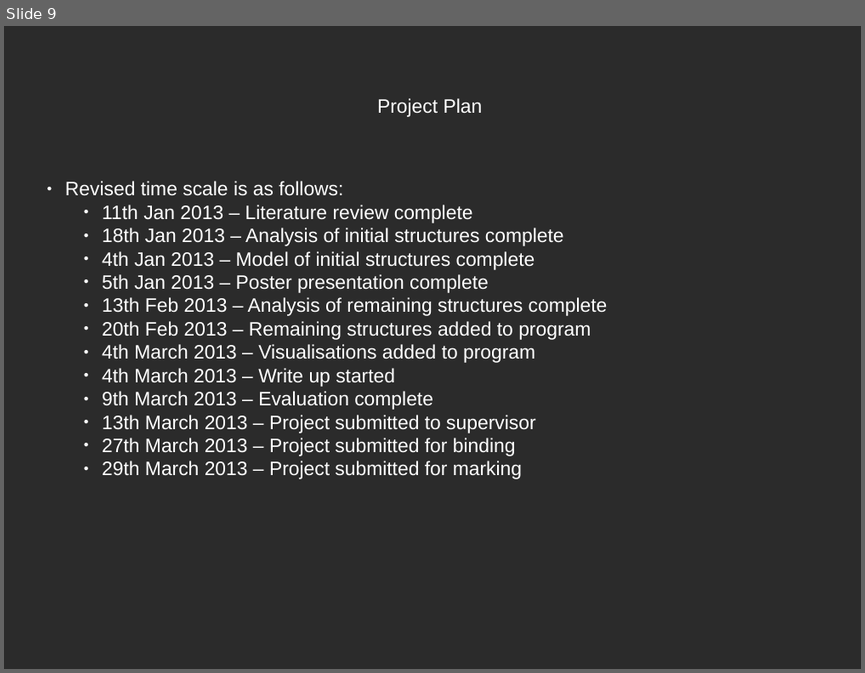
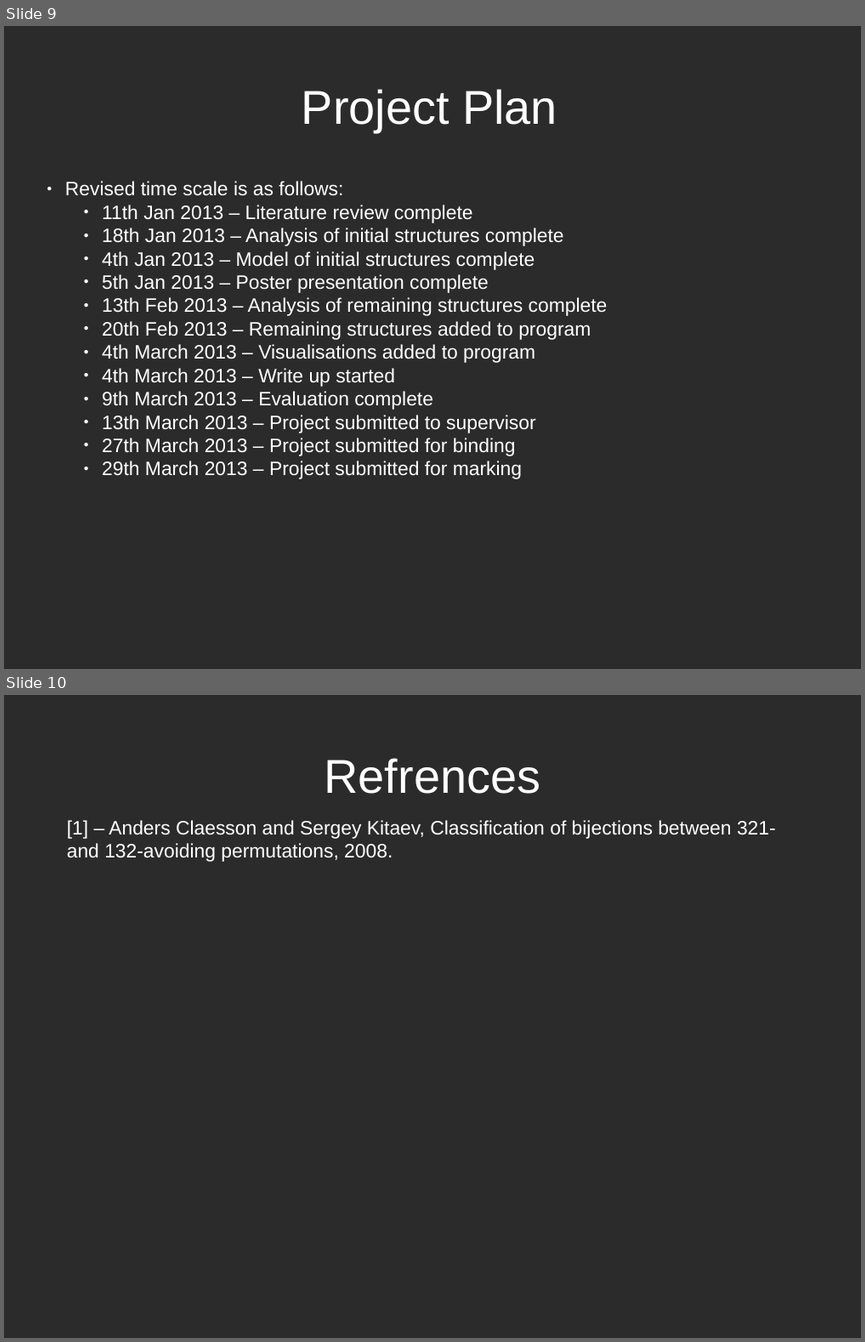
Before and after one commit to patons02/catalan-structures, a slide deck: posterPresentation/posterPresentation.odp. Shown one above the other, each under a label of ours: slide 9 before the commit, slides 9 and 10 after it. The pictures are 865x673 and 865x1342 pixels, drawn with LibreOffice and Linux fonts; fonts in the diff are those of the drawing; background and template pictures are left out; a plain dark background stands for a picture behind light text. Boxes give left, top, right and bottom in pixels: in the first picture for what was removed or moved away, otherwise in the second. Text is boxed around its words. In the diff, an @@ line names an element or a change of style, - is before the commit and + after.

```diff
--- a/posterPresentation/posterPresentation.odp
+++ b/posterPresentation/posterPresentation.odp
@@ slide 10 added at [4,695,861,1338], background picture (left out) @@
@@ title added at [324,758,541,794], 44 pt, text #FFFFFF @@
+Refrences
@@ text added at [67,820,776,862], 18 pt, text #FFFFFF @@
+[1] – Anders Claesson and Sergey Kitaev, Classification of bijections between 321-
+and 132-avoiding permutations, 2008.
@@ slide 9 changed as well @@
@@ text "Project Plan" at [302,89,557,132]: size 18 to 44 pt @@
```
Also in this commit, not shown: 8 other slides changed, 1 other file.
